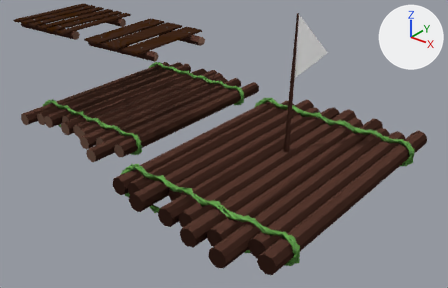
Before and after pictures for a commit that changed the Blender file IslandPrefabs/Floatable.blend.
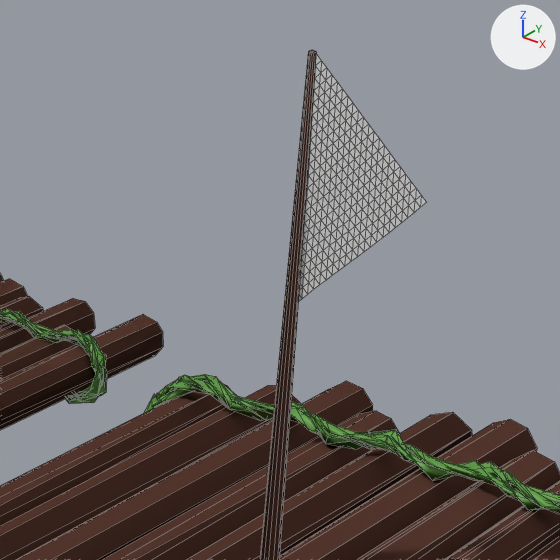
The first picture shows the older version from a 50 mm camera at (42.13, -26.62, 14.62) aimed at (26.71, -7.35, 2.68). The close-ups show both versions on the part from 48% to 81% of the width and 0% to 51% of the height of that picture. The lights are fixed; the arrows at upper right show +X, +Y and +Z. The close-ups show mesh edges as thin lines.

The first close-up shows 'Plane', 'RaftType1', 'RaftType1.001'.
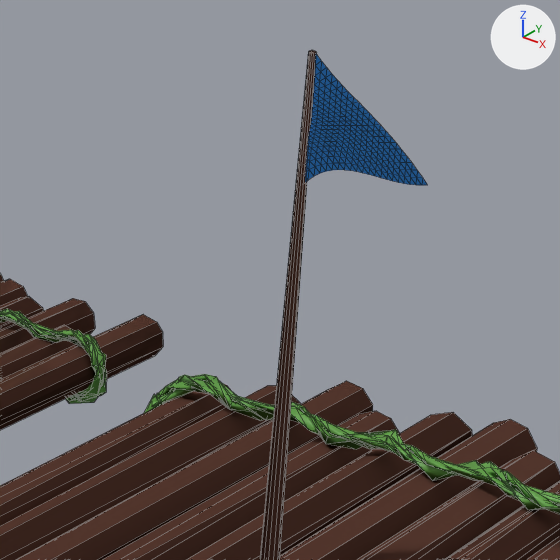
Pixel boxes [x1, y1, x2, y2] of what changed, in the close-ups (560 x 560 px):
'Plane', deleted
    before: [298, 54, 426, 302]
part 1 of me_circle_004, added (blue)
    after: [305, 54, 428, 185]

Patch to the scene script:
```diff
--- a/IslandPrefabs/Floatable.blend.py
+++ b/IslandPrefabs/Floatable.blend.py
@@ mat_flag @@
+mat_flag = bpy.data.materials.new('Flag')
+mat_flag.use_nodes = True; mat_flag.node_tree.nodes.clear()
+_N = mat_flag.node_tree.nodes; _L = mat_flag.node_tree.links
+n0 = _N.new('ShaderNodeOutputMaterial'); n0.name = 'Material Output'
+n1 = _N.new('ShaderNodeBsdfToon'); n1.name = 'Toon BSDF'
+n1.inputs[0].default_value = (0.049, 0.282, 0.8, 1.0)  # 'Color', blue #3f91e7
+_L.new(n1.outputs[0], n0.inputs[0])  # 'BSDF' to 'Surface'
@@ me_circle_004 @@
 # used by ob_rafttype1_001; location = (27.39, -4.96, 0.86); scale = (0.383, 0.397, 0.157)
-me_circle_004.from_pydata(...)  # 1018 vertices, 1685 faces; spans x -12.0..13.4, y -18.0..19.2, z -5.6..45.0
+me_circle_004.from_pydata(...)  # 1271 vertices, 2126 faces; spans x -12.0..13.4, y -18.0..19.2, z -5.6..45.0
+# me_circle_004 part 1: a new loose piece of 253 vertices spanning x 1.1..5.1, y 3.4..3.8, z 35.1..45.0, in mat_flag
 me_circle_004.materials.append(mat_flax)
 me_circle_004.materials.append(mat_material)
+me_circle_004.materials.append(mat_flag)
@@ ob_plane @@
-ob_plane = bpy.data.objects.new('Plane', me_plane_003)
-ob_plane.location = (27.89, -3.59, 6.4)
-ob_plane.rotation_euler = (-1.611, -0.79, 0.128)  # degrees (-92, -45, 7.3)
-ob_plane.scale = (1.06, 1.06, 1.06)
```
